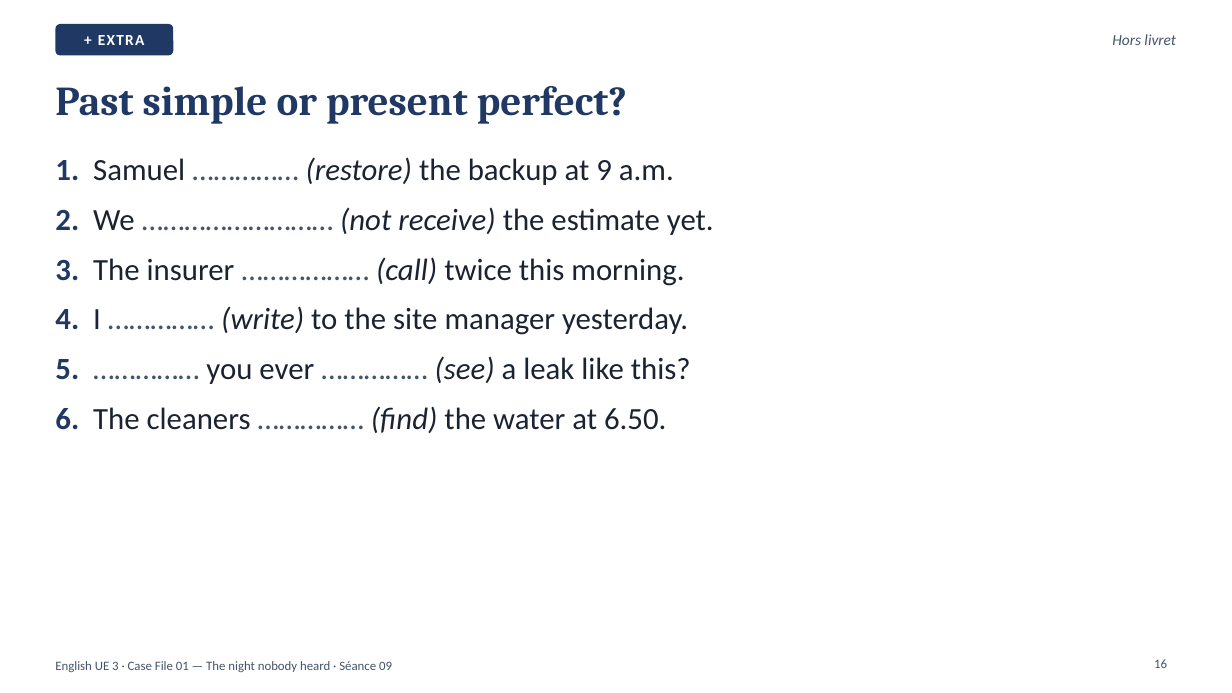
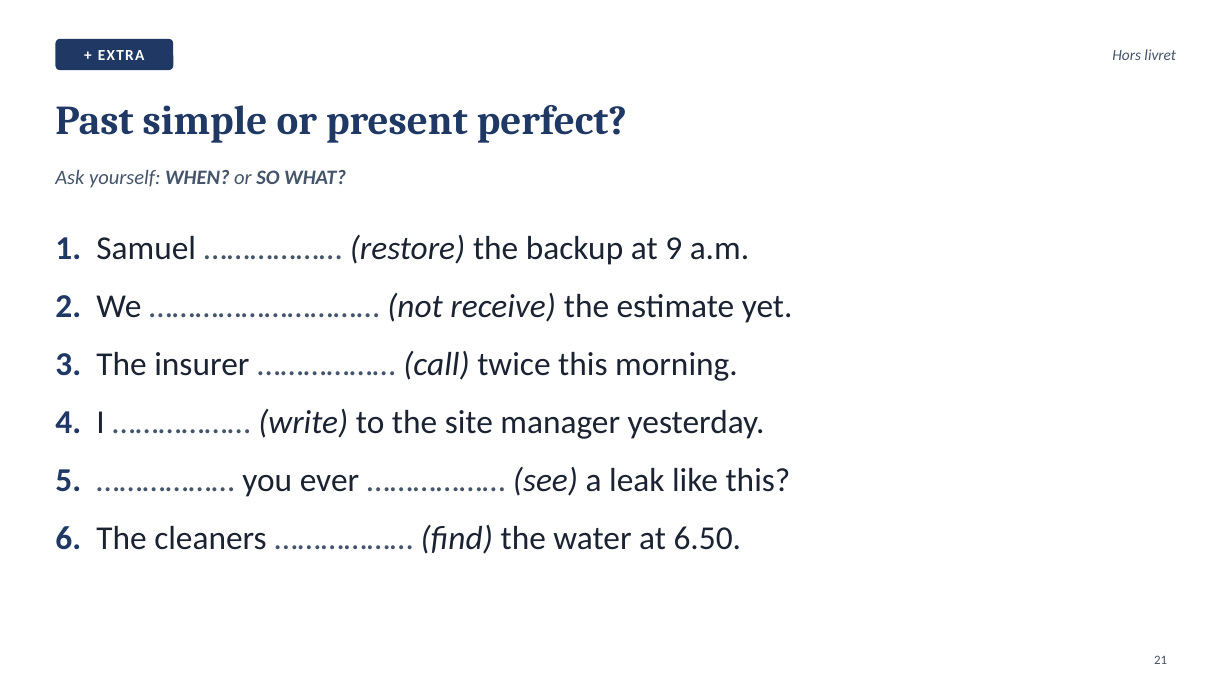
Before and after one commit to ajouniaux/talenleren, a slide deck: slide 21 of powerpoints/Seance_09_Scene4_The_board.pptx (slide 16 before the commit). Drawn at 1232x693 pixels with LibreOffice and Linux fonts; fonts in the diff are those of the drawing. Boxes give left, top, right and bottom in pixels: in the first picture for what was removed or moved away, otherwise in the second. Text is boxed around its words. In the diff, an @@ line names an element or a change of style, - is before the commit and + after.

```diff
--- a/powerpoints/Seance_09_Scene4_The_board.pptx
+++ b/powerpoints/Seance_09_Scene4_The_board.pptx
@@ rounded rectangle "+ EXTRA": place and size @@
-rounded rectangle "+ EXTRA" at bbox=[55, 24, 173, 55]
+rounded rectangle "+ EXTRA" at bbox=[55, 39, 173, 70]
@@ text "Hors livret": place and size @@
-text "Hors livret" at bbox=[1112, 34, 1176, 45]
+text "Hors livret" at bbox=[1112, 49, 1176, 60]
@@ title "Past simple or present perfect?": place and size @@
-title "Past simple or present perfect?" at bbox=[55, 86, 627, 124]
+title "Past simple or present perfect?" at bbox=[55, 105, 627, 143]
@@ text added at bbox=[55, 169, 346, 188], 16 pt, text #44546A, italic @@
+Ask yourself: WHEN? or SO WHAT?
@@ text at bbox=[55, 235, 793, 323]: text changed; size 24 to 26 pt @@
-1. Samuel …………… (restore) the backup at 9 a.m.
-2. We ……………………… (not receive) the estimate yet.
+1. Samuel ……………… (restore) the backup at 9 a.m.
+2. We ………………………… (not receive) the estimate yet.
@@ text "1. Samuel ……………… (restore) the ...": place and size @@
-text "1. Samuel ……………… (restore) the ..." at bbox=[55, 157, 714, 433]
+text "1. Samuel ……………… (restore) the ..." at bbox=[55, 235, 793, 554]
@@ text at bbox=[55, 351, 738, 381]: size 24 to 26 pt in "3. The insurer ……………… (call) twice this ..."; more space between paragraphs @@
@@ text at bbox=[55, 409, 791, 554]: text changed; size 24 to 26 pt @@
-4. I …………… (write) to the site manager yesterday.
-5. …………… you ever …………… (see) a leak like this?
-6. The cleaners …………… (find) the water at 6.50.
+4. I ……………… (write) to the site manager yesterday.
+5. ……………… you ever ……………… (see) a leak like this?
+6. The cleaners ……………… (find) the water at 6.50.
@@ page number removed at bbox=[1154, 659, 1167, 668] @@
-16
@@ page number added at bbox=[1154, 655, 1167, 664], 10 pt, text #44546A @@
+21
@@ text removed at bbox=[55, 661, 392, 672] @@
-English UE 3 · Case File 01 — The night nobody heard · Séance 09
```
Also in this commit, not shown: 10 other slides changed, 12 slides added, 7 slides removed, 8 other files.
